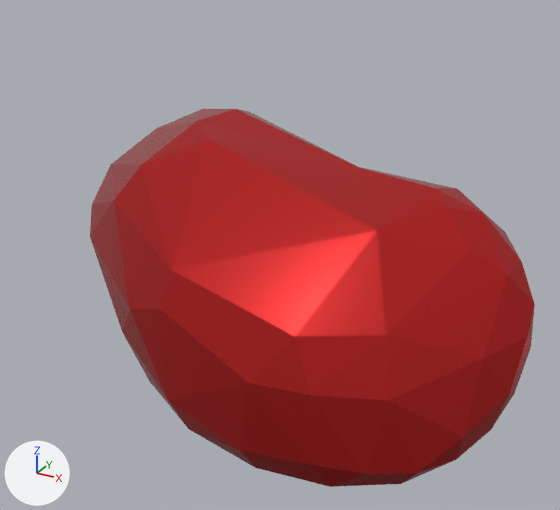
The glTF model rubedo.gltf: old version first, new version second.
The view is the same before and after, from a 50 mm lens placed at (4.01, -6.34, 5.45), pointed at (0.25, 0.49, 2.03). The lights are fixed; the arrows at lower left show +X, +Y and +Z. Where no turn or scale is listed for an object, it has been applied to the vertices. Vertices at the same position are counted once.

In view in the first picture: 'rubedo'.
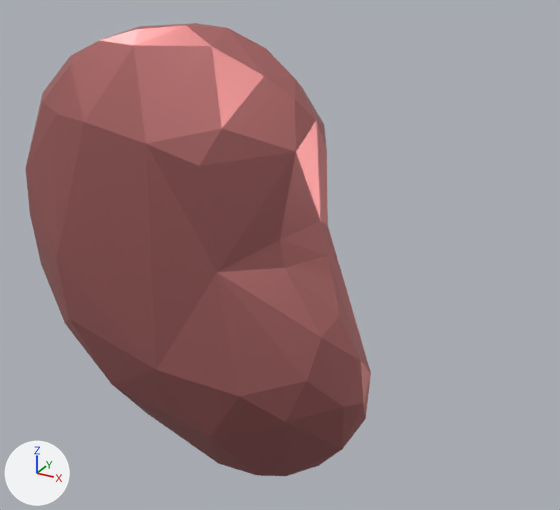
Where the newer file only moved an object's origin or applied its transform, the numbers keep the older frame.

What differs and where, as boxes [x1, y1, x2, y2] in the pictures (560 x 510 px):
```json
{"object": "rubedo", "change": "recoloured, surface changed, reshaped", "before": [90, 109, 535, 487], "after": [26, 23, 371, 476], "on screen": "22% narrower, 20% taller"}
```

The change, as JSON lines over the scene's bpy script:
```json
{"op": "set", "path": "mat_none_001.base_color", "old": "(0.623, 0.0262, 0.0262)", "new": "(0.623, 0.224, 0.224)", "note": "red #cf2d2d -> pink #cf8282"}
{"op": "set", "path": "mat_none_001.roughness", "old": "0.2", "new": "0.4"}
{"block": "me_rubedo", "where": "me_rubedo.from_pydata(...)  # 101 vertices, 198 faces; spans x -3.05..2.52, y -1.56..1.49, z -1.63..1.4"}
{"block": "me_rubedo", "where": "# used by ob_rubedo; location = (0.5, 0.36, 1.95)"}
{"block": "me_rubedo", "change": "me_rubedo part 1: the whole mesh is multiplied about its middle by the matrix ((0.075, 0.875, 0.478), (-0.099, -0.47, 0.877), (0.992, -0.113, 0.051)), then moved by (-0.79, -0.15, -0.1)"}
```
